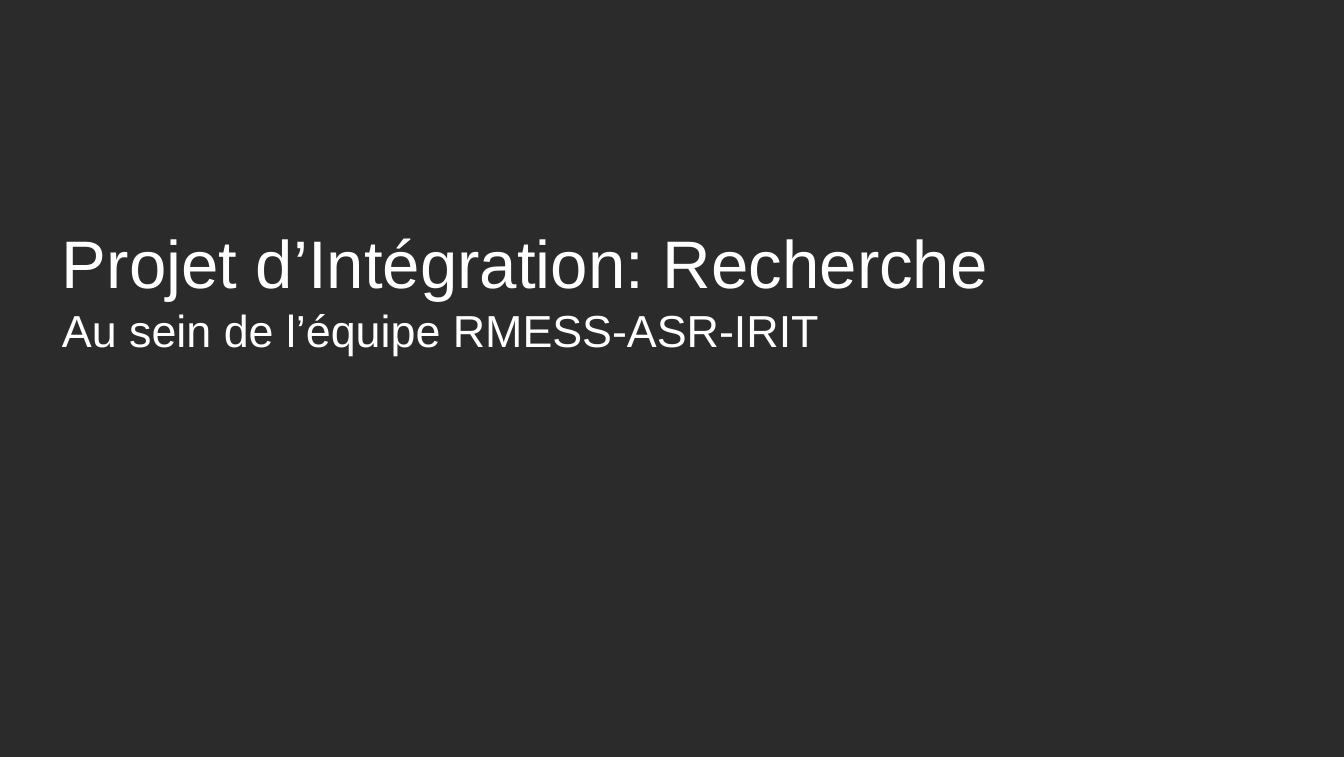
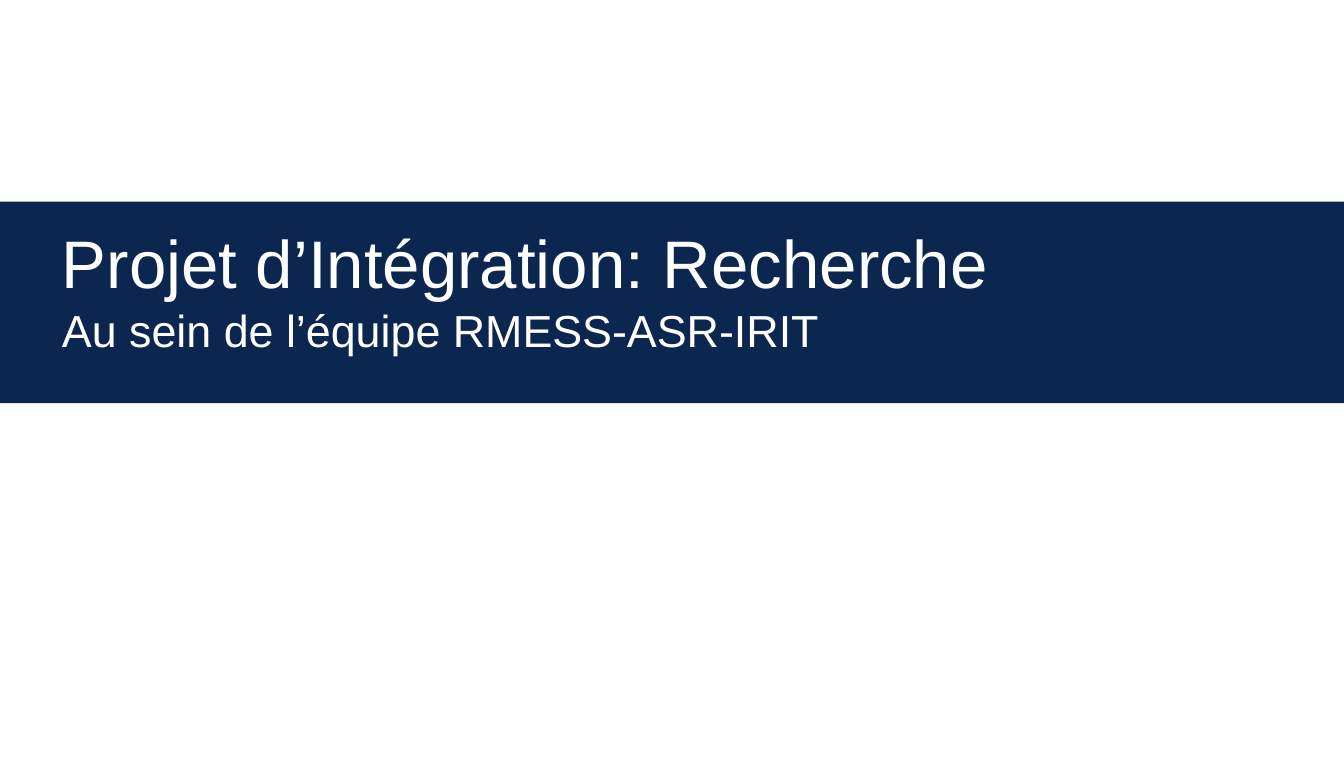
Before and after one commit to guilhermeir/mcf, a slide deck: slide 6 of toulouse_audition.odp. Drawn at 1344x757 pixels with LibreOffice and Linux fonts; fonts in the diff are those of the drawing; background and template pictures are left out; a plain dark background stands for a picture behind light text. Boxes give left, top, right and bottom in pixels: in the first picture for what was removed or moved away, otherwise in the second. Text is boxed around its words. In the diff, an @@ line names an element or a change of style, - is before the commit and + after.

```diff
--- a/toulouse_audition.odp
+++ b/toulouse_audition.odp
@@ background picture (left out) to #FFFFFF @@
@@ rectangle added at (x1=0, y1=202, x2=1344, y2=403), fill #0C274F @@
```
Also in this commit, not shown: 9 other slides changed, 8 slides added, 2 slides removed, 1 other file.
